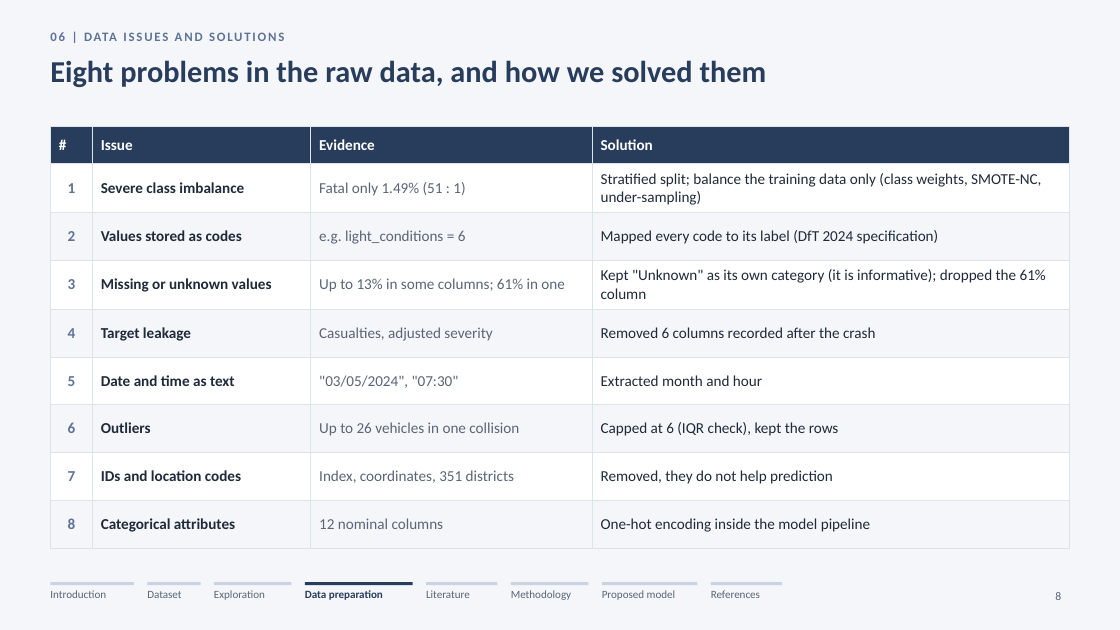
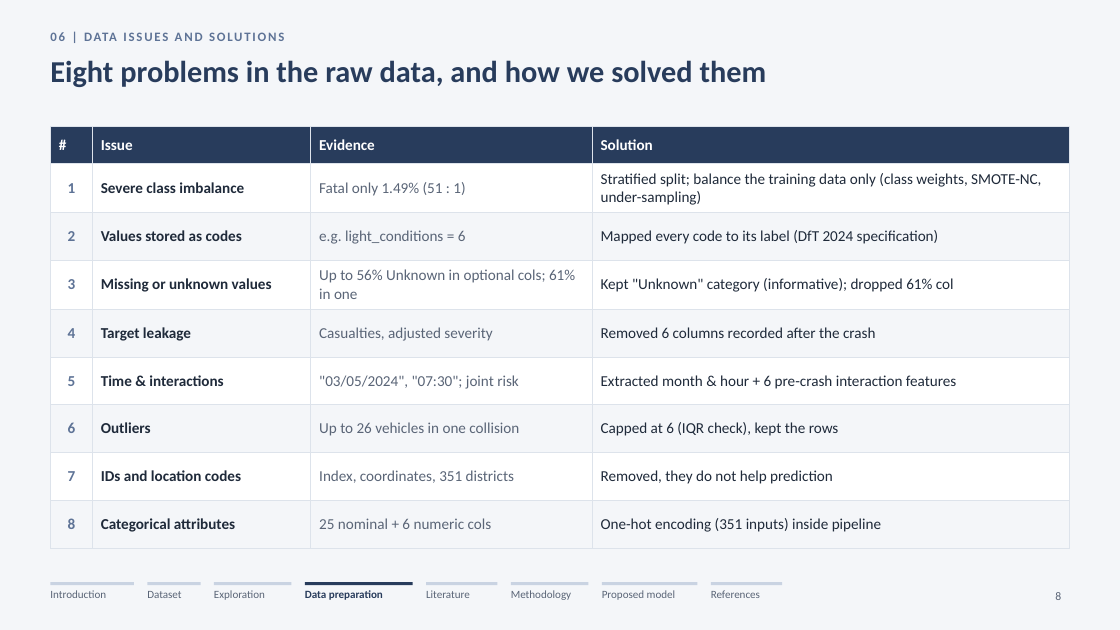
Before and after one commit to Ahmad-AlModhayan/arti205-road-accident-severity, a slide deck: slide 8 of Presentation/ARTI 205 - Group 3 - Project Presentation IAU.pptx. Drawn at 1120x630 pixels with LibreOffice and Linux fonts; fonts in the diff are those of the drawing; background and template pictures are left out. Boxes give left, top, right and bottom in pixels: in the first picture for what was removed or moved away, otherwise in the second. Text is boxed around its words. In the diff, an @@ line names an element or a change of style, - is before the commit and + after.

Commit message:
Rebuild with DfT 2024 vehicles, engineered features, course models, predict CLI, and presentation scripts

```diff
--- a/Presentation/ARTI 205 - Group 3 - Project Presentation IAU.pptx
+++ b/Presentation/ARTI 205 - Group 3 - Project Presentation IAU.pptx
@@ table at (50,126,1070,536) @@
-row 4, column 3: Up to 13% in some columns; 61% in one
+row 4, column 3: Up to 56% Unknown in optional cols; 61% in one
@@ row 4, column 4: "Kept "Unknown" as its own category (it is informative); dropped the 61% column" to "Kept "Unknown" category (informative); dropped 61% col" @@
-row 6: 5 | Date and time as text | "03/05/2024", "07:30" | Extracted month and hour
+row 6: 5 | Time & interactions | "03/05/2024", "07:30"; joint risk | Extracted month & hour + 6 pre-crash interaction features
-row 9, column 3: 12 nominal columns
+row 9, column 3: 25 nominal + 6 numeric cols
-row 9, column 4: One-hot encoding inside the model pipeline
+row 9, column 4: One-hot encoding (351 inputs) inside pipeline
```
Also in this commit, not shown: 8 other slides changed, 42 other files.
